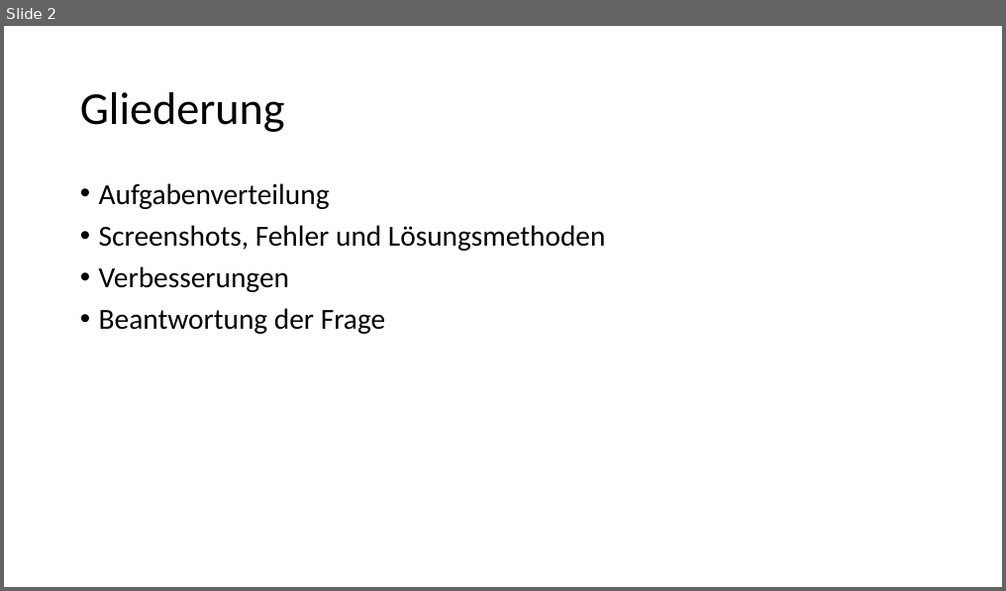
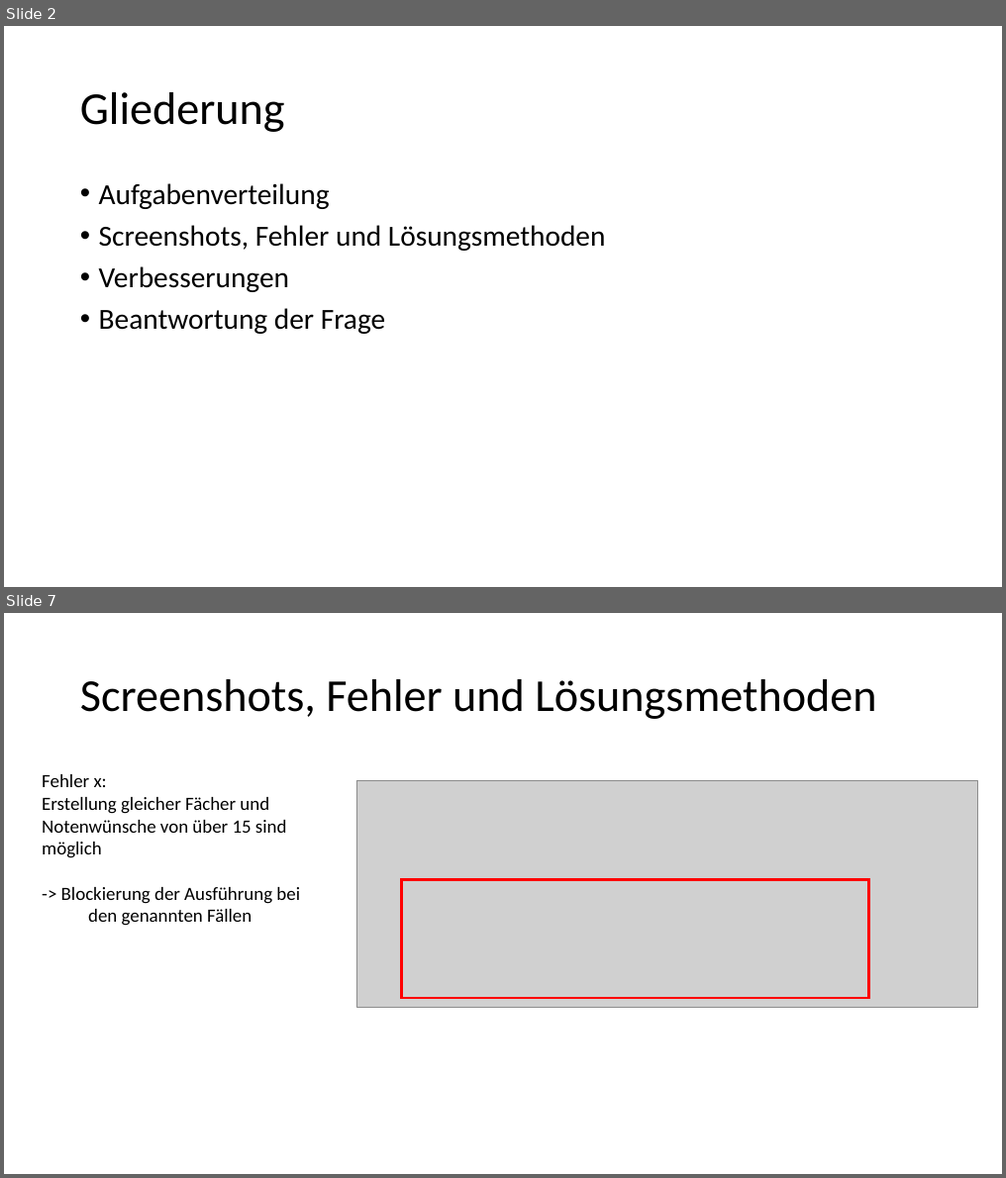
Before and after one commit to SecurityR4t/NotenVerwaltung, a slide deck: Dokumentation.pptm. Shown one above the other, each under a label of ours: slide 2 before the commit, slides 2 and 7 after it; the slides between them are not shown. The pictures are 1006x591 and 1006x1178 pixels, drawn with LibreOffice and Linux fonts; fonts in the diff are those of the drawing; grey boxes stand for pictures. Boxes give left, top, right and bottom in pixels: in the first picture for what was removed or moved away, otherwise in the second. Text is boxed around its words. In the diff, an @@ line names an element or a change of style, - is before the commit and + after.

```diff
--- a/Dokumentation.pptm
+++ b/Dokumentation.pptm
@@ slide 7 added at [4, 613, 1002, 1174], background #FFFFFF @@
@@ title added at [80, 679, 876, 719], 44 pt, text #000000 @@
+Screenshots, Fehler und Lösungsmethoden
@@ text added at [42, 774, 300, 926], 18 pt, text #000000 @@
+Fehler x:
+Erstellung gleicher Fächer und Notenwünsche von über 15 sind möglich
+-> Blockierung der Ausführung bei den genannten Fällen
@@ picture added at [356, 780, 978, 1008] @@
@@ rectangle added at [402, 879, 868, 998], outline #FF0000 2.25 pt @@
```
Also in this commit, not shown: 4 slides changed, 2 other slides added, 1 slide removed.
